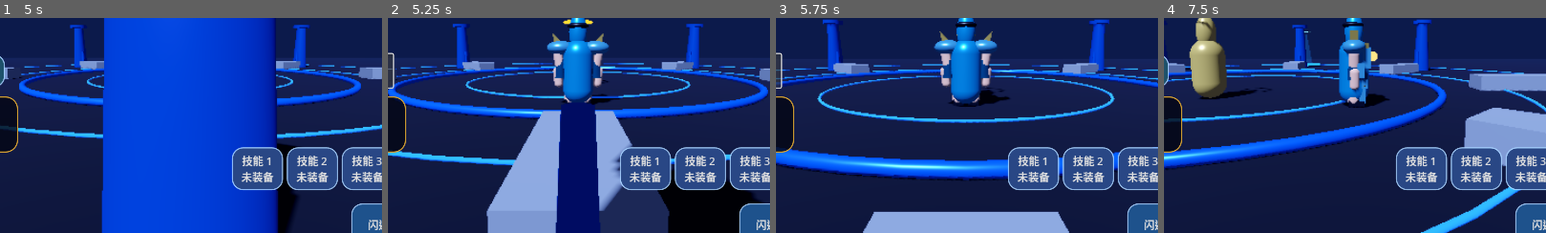
Above: before the commit, frames 1-4 (left to right).
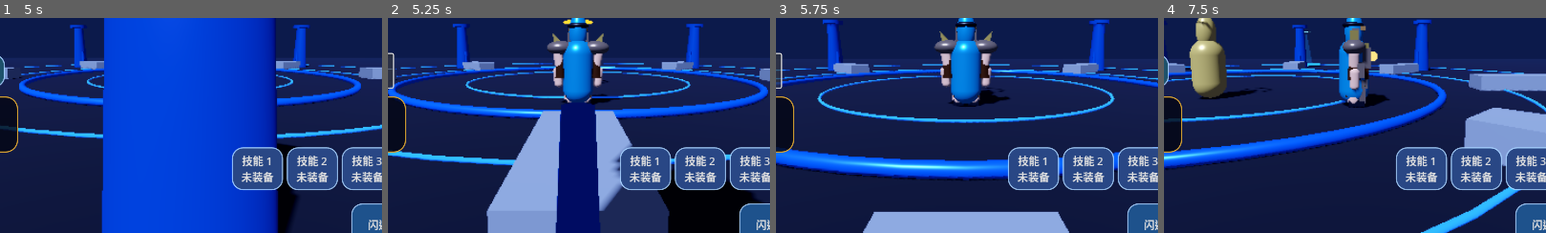
Above: after the commit, the same moments.

Repository: Qazwesrd/Saint-Seiya-Universe-War
Game: Godot game, scene res://scenes/main_menu.tscn
The game is run twice, just before and just after one commit, with the same random seed, the same clock (stepped at 60 frames per second) and the same inputs.
Inputs (mouse positions are % of the whole screen's width and height, from its top left):
- Up to frame 1 (5 s): click "开始新游戏 / 新建存档" at 0.5 s; click "开始新游戏 / 新建存档" at 1.25 s; click "继续游戏 / 存档管理" at 2 s; click "游戏设置" at 2.75 s; click "读取" at 3.5 s; click "交谈 / 接任务" at 4.25 s
- Up to frame 2 (5.25 s): click "任务导航" at 5 s
- Up to frame 3 (5.75 s): no input
- Up to frame 4 (7.5 s): tap Enter (ui_accept) at 5.75, 6.02 s; move the mouse to (72, 45) at 5.77 s; hold Right (ui_right) 5.78-6.5 s; click (72, 45) at 5.92 s; drag from (30, 55) to (45, 70) at 6.52 s; click "传送" at 7.25 s
The pictures show only the part of the screen within x 25-75%, y 32-82%; the shares and areas given below are measured in that part.

Frame 1 is identical in both runs. In frame 2, 0.9% of the frame differs, in the area x 41-58%, y 4-37%; in frame 3, 1.0%; in frame 4, 1.0%, in the area x 46-59%, y 3-40%.

Commit message:
Apply distinct armor stage materials and add helmet and waist plate geometry

Diff:
--- a/game/scripts/player.gd
+++ b/game/scripts/player.gd
@@ -262,12 +262,15 @@
     armor_base_color = class_data.get("color", Color(0.22, 0.52, 0.92))
     visual_class_id = class_id
     var accent: Color = relic_visual_profile.get("accent", visual_profile.get("accent", Color(1.0, 0.78, 0.28)))
-    var bright := armor_base_color.lightened(0.32)
-    var dark := armor_base_color.darkened(0.42)
     var stage_state: Dictionary = ArmorSystem.get_state()
     var stage_id := str(stage_state.get("current_stage", "bronze"))
-    var stage_metallic := clampf(float(visual_profile.get("metallic", 0.82)) + (0.08 if stage_id in ["gold", "god_cloth", "god_armor"] else 0.0), 0.0, 1.0)
-    var stage_glow := float(visual_profile.get("glow", 0.1)) + (0.12 if stage_id in ["god_cloth", "god_armor"] else 0.0)
+    var stage_palette: Dictionary = CharacterVisualCatalog.get_stage_palette(stage_id, bool(stage_state.get("awakened", false)))
+    var stage_metal_color: Color = stage_palette.get("metal", armor_base_color)
+    var stage_trim_color: Color = stage_palette.get("trim", accent)
+    var bright: Color = stage_metal_color.lightened(0.22).lerp(armor_base_color, 0.16)
+    var dark: Color = stage_metal_color.darkened(0.38)
+    var stage_metallic := clampf(float(stage_palette.get("metallic", 0.8)) + float(visual_profile.get("metallic", 0.82)) * 0.06, 0.0, 1.0)
+    var stage_glow := minf(0.6, float(visual_profile.get("glow", 0.1)) + float(stage_palette.get("glow", 0.0)))
     visual_armor_signature = _get_visual_armor_signature()
 
     if is_instance_valid(body_mat):
@@ -382,6 +385,12 @@
     var waist_plate := BoxMesh.new()
     waist_plate.size = Vector3(0.72, 0.22, 0.16)
     _add_armor_piece(waist_plate, Vector3(0.0, 0.61, -0.28), Vector3.ONE, bright, stage_metallic)
+    var skirt_plate := PrismMesh.new()
+    skirt_plate.size = Vector3(0.28, 0.42, 0.16)
+    for skirt_side in [-1.0, 1.0]:
+        for skirt_offset in [-1.0, 1.0]:
+            var skirt_piece := _add_armor_piece(skirt_plate, Vector3(skirt_side * 0.22, 0.48, skirt_offset * 0.16), Vector3(1.0, 1.0, 0.72), dark if skirt_offset > 0.0 else bright, stage_metallic)
+            skirt_piece.rotation.z = -skirt_side * 0.12
     var shin_mesh := BoxMesh.new()
     shin_mesh.size = Vector3(0.24, 0.48, 0.18)
     _add_armor_piece(shin_mesh, Vector3(-0.22, 0.34, -0.22), Vector3.ONE, bright, stage_metallic)
@@ -414,6 +423,14 @@
     var crest := _add_armor_piece(crest_mesh, Vector3(0.0, 2.12, -0.02), Vector3.ONE, accent, stage_metallic)
     if crest_id in ["horn", "spear", "trident", "ice", "flame", "anvil"]:
         crest.rotation.x = -0.18
+    var helmet_brow := BoxMesh.new()
+    helmet_brow.size = Vector3(0.54, 0.11, 0.12)
+    _add_armor_piece(helmet_brow, Vector3(0.0, 2.02, -0.225), Vector3.ONE, stage_trim_color, stage_metallic)
+    var helmet_guard := PrismMesh.new()
+    helmet_guard.size = Vector3(0.16, 0.34, 0.20)
+    for helmet_side in [-1.0, 1.0]:
+        var helmet_guard_piece := _add_armor_piece(helmet_guard, Vector3(helmet_side * 0.24, 1.84, -0.04), Vector3.ONE, bright, stage_metallic)
+        helmet_guard_piece.rotation.z = -helmet_side * 0.12
     var emblem_mesh := SphereMesh.new()
     emblem_mesh.radius = 0.11
     emblem_mesh.height = 0.18
